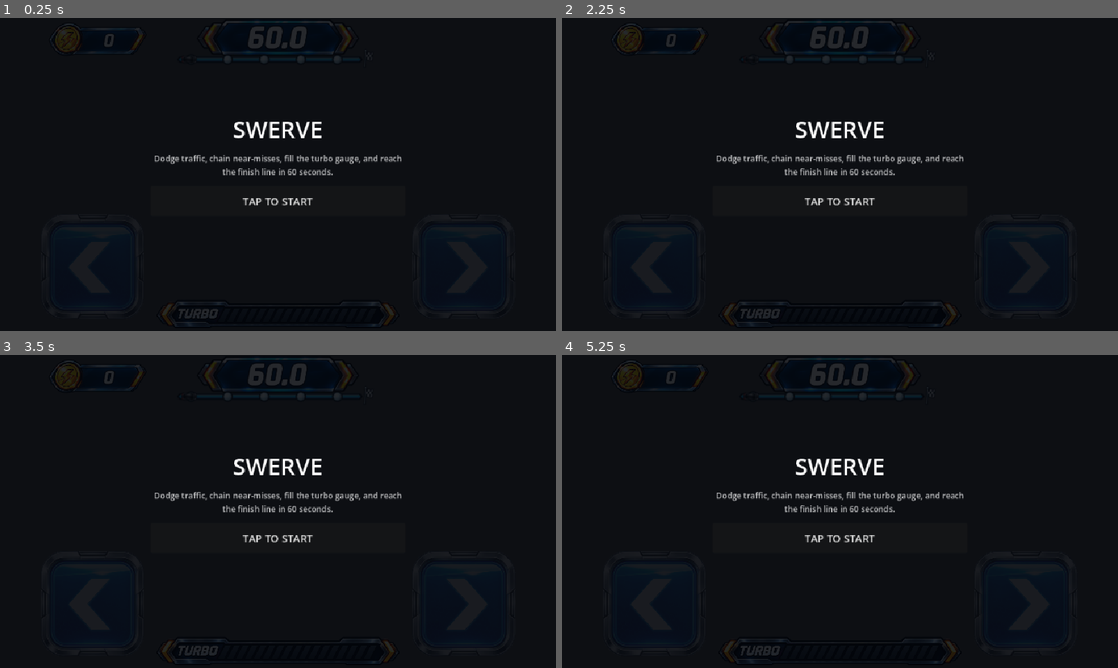
Above: before the commit, frames 1-4 (two rows, left to right).
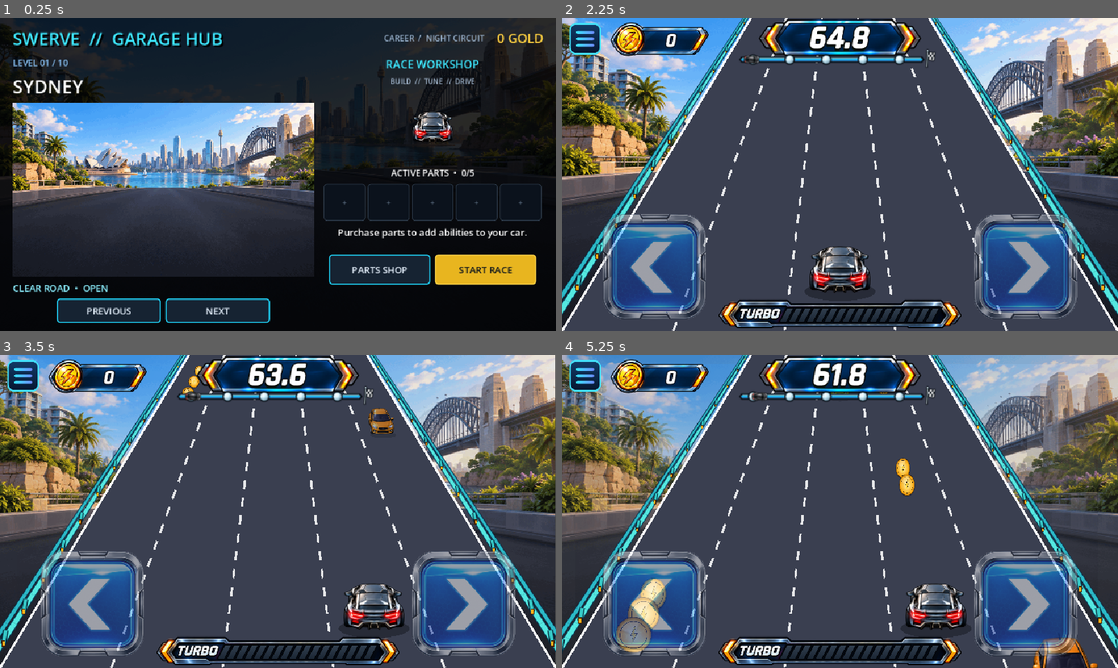
Above: after the commit, the same moments.

Repository: kjs8806/swerve
Game: Godot game, scene res://scenes/Main.tscn
Two runs of this game, one before a commit and one after it. Both use one fixed random seed, a clock stepped at 60 frames per second and the inputs below. Sound files missing from this copy of the repository are replaced by a short silence.
Inputs (mouse positions are in pixels of both pictures, inside the frame that each line leads up to):
- Up to frame 1 (0.25 s): no input
- Up to frame 2 (2.25 s): click (840, 202) at 0.5 s, where only the run before the commit has a clickable "TAP TO START"; click (840, 202) at 1.25 s, where only the run before the commit has a clickable "TAP TO START"; click (1045, 268) at 2 s, where only the run after the commit has a clickable "START RACE"
- Up to frame 3 (3.5 s): tap Enter at 2.75, 2.85 s; hold Right from 2.78 s (still down); tap Space at 3.02 s
- Up to frame 4 (5.25 s): release Right at 3.53 s; hold Left 3.53-4.28 s; tap Enter at 3.6, 4.35, 5.1 s; tap Space at 3.77 s; hold Right from 4.28 s (still down)

The runs differ from the first frame. In frame 1, 42% of the frame differs, in the area x 0-100%, y 0-99%; in frame 2, 96%; in frame 3, 96%; in frame 4, 97%, in the area x 0-100%, y 0-100%.
Error before the commit: Parse Error: Cannot infer the type of "size" variable because the value doesn't have a set type. (res://scripts/Race.gd:1586)

Commit message:
Fix Godot smoke-test type inference

Diff:
--- a/godot/scripts/Race.gd
+++ b/godot/scripts/Race.gd
@@ -1580,10 +1580,11 @@
 func _draw_coin_loss_fx(fx: Dictionary) -> void:
 	var progress: float = 1.0 - fx["t"] / fx["duration"]
 	var direction: float = -1.0 if int(fx["index"]) % 2 == 0 else 1.0
-	var spread: float = (34.0 + 12.0 * int(fx["index"])) * fx["scale"]
-	var offset := Vector2(direction * spread * progress, (-72.0 * progress + 64.0 * progress * progress) * fx["scale"])
+	var effect_scale: float = float(fx["scale"])
+	var spread: float = (34.0 + 12.0 * int(fx["index"])) * effect_scale
+	var offset: Vector2 = Vector2(direction * spread * progress, (-72.0 * progress + 64.0 * progress * progress) * effect_scale)
 	var alpha: float = clampf(1.0 - progress, 0.0, 1.0)
-	var size := TEX_COIN.get_size() * (fx["scale"] * COIN_DRAW_SCALE * 0.78)
+	var size: Vector2 = TEX_COIN.get_size() * (effect_scale * COIN_DRAW_SCALE * 0.78)
 	draw_texture_rect(TEX_COIN, Rect2(fx["pos"] + offset - size * 0.5, size), false, Color(1.0, 0.62, 0.48, alpha))
 
 
Binary file changed: godot/assets/hud/parts/nightvision-visor.png
